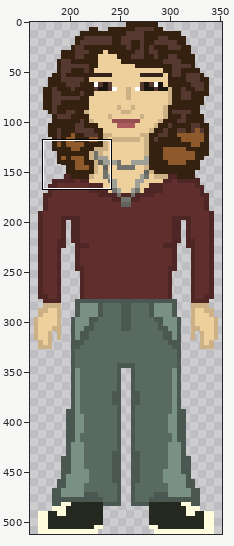
A sprite sheet gets an edit: Assets/Sprites/credits/jessika-credit.PNG. Above: a wide view before the commit, with the close-up outlined.
Close-up. Before the commit:
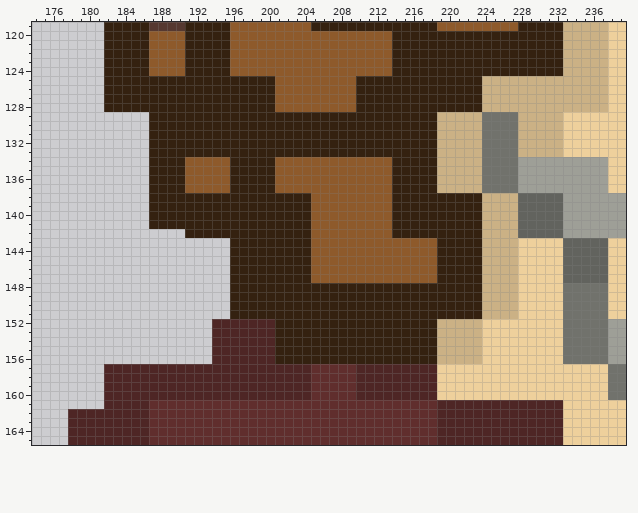
The file is 512x512 pixels. Pixels under 10% opacity are left out. Shown: x 174..239, y 119..165. The wide view leaves out empty margins. The commit also changed other parts of the picture, which this record leaves out.
The result:
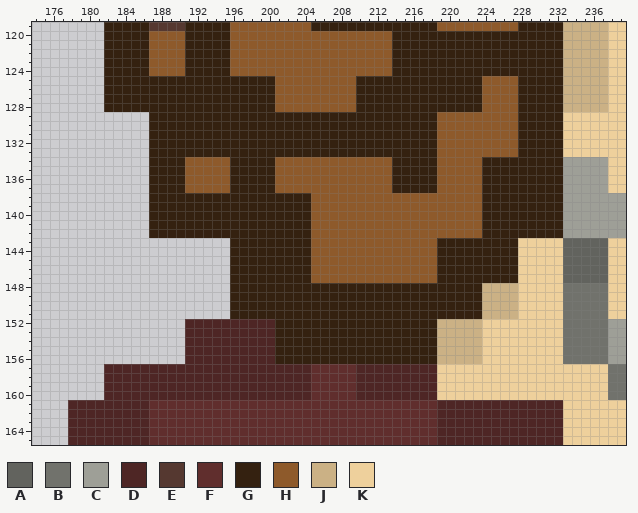
Palette (. is transparent): A #62635e  B #71726c  C #9e9f97  D #4e2625  E #553830  F #602e2d  G #342110  H #8e5a2b  J #cbb185  K #eed09c
Changes in this commit:
y 125..128: x 224..232 JJJJJJJJJ -> HHHHGGGGG
y 129..133: x 219..232 JJJJJBBBBJJJJJ -> HHHHHHHHHGGGGG
y 134..137: x 219..232 JJJJJBBBBCCCCC -> HHHHHGGGGGGGGG
y 138..141: x 214..232 GGGGGGGGGGJJJJAAAAA -> HHHHHHHHHHGGGGGGGGG
y 142: x 187..190 .... -> GGGG; x 214..232 GGGGGGGGGGJJJJAAAAA -> HHHHHHHHHHGGGGGGGGG
y 143..147: x 224..227 JJJJ -> GGGG
y 152..156: x 191..193 ... -> DDD
y 161: x 178..181 .... -> DDDD
Pixel boxes of the changes (left, top, right, bottom) in both close-ups:
changed: (392, 76, 563, 283)
added: (149, 229, 185, 238)
added: (185, 319, 212, 364)
added: (68, 400, 104, 409)
